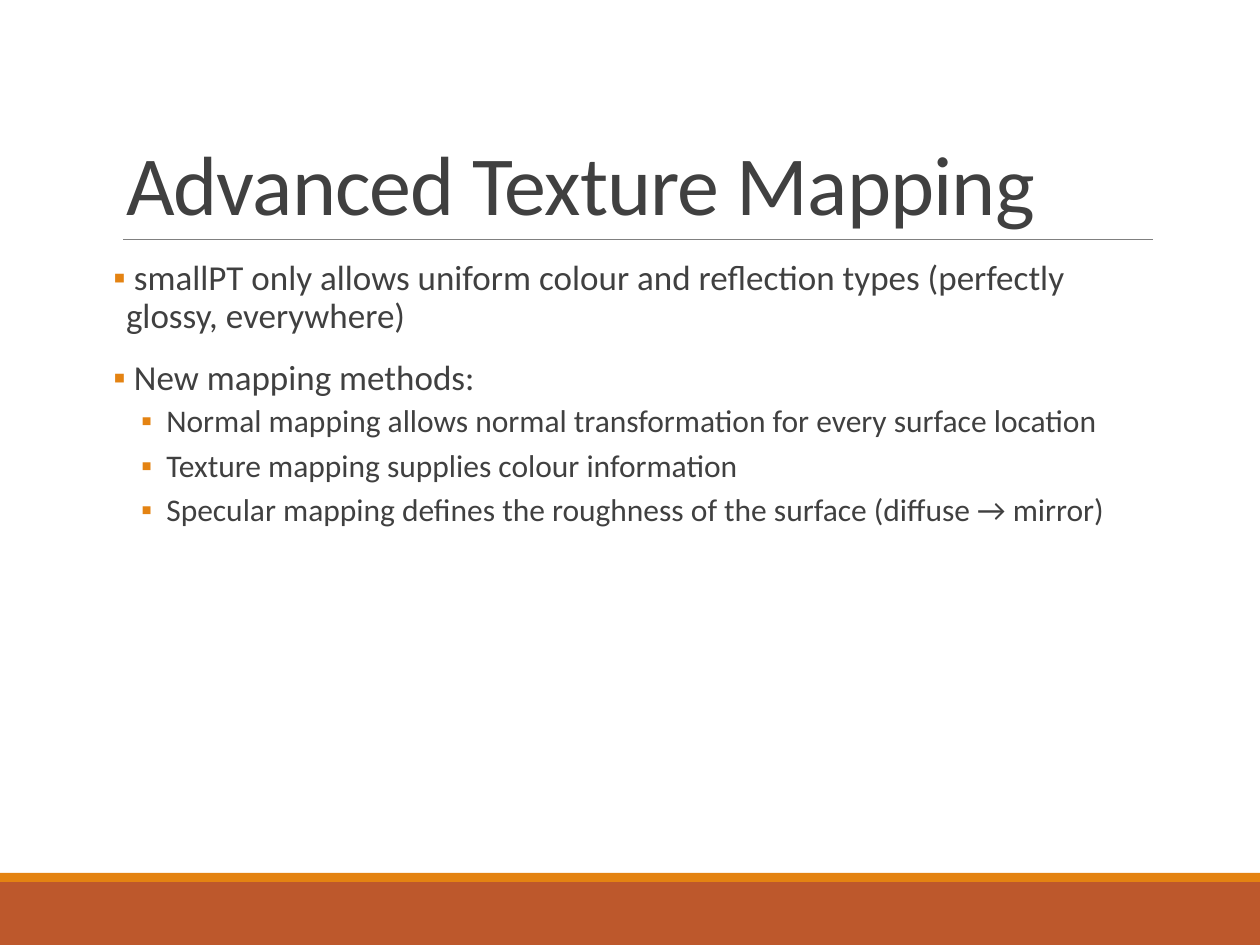
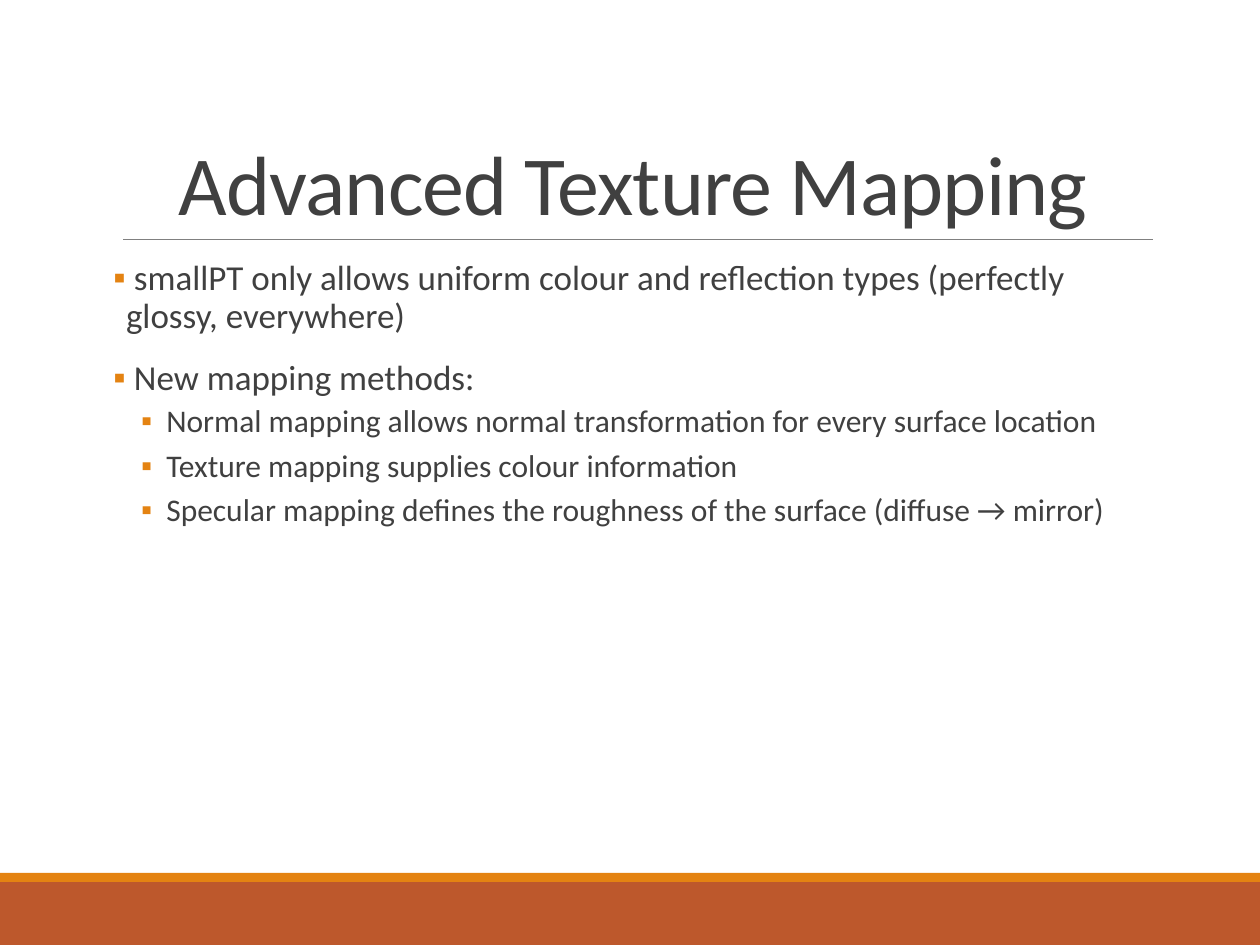
Before and after one commit to Philipp-M/ACG, a slide deck: slide 7 of smallPT_projectACG/presentation/Advanced Computer Graphics.pptx. Drawn at 1260x945 pixels with LibreOffice and Linux fonts; fonts in the diff are those of the drawing. Boxes give left, top, right and bottom in pixels: in the first picture for what was removed or moved away, otherwise in the second. Text is boxed around its words. In the diff, an @@ line names an element or a change of style, - is before the commit and + after.

```diff
--- a/smallPT_projectACG/presentation/Advanced Computer Graphics.pptx
+++ b/smallPT_projectACG/presentation/Advanced Computer Graphics.pptx
@@ title "Advanced Texture Mapping" at [179,156,1088,230]: alignment left to centre @@
```
Also in this commit, not shown: 6 other slides changed, 2 slides added, 1 slide removed, 1 other file.
